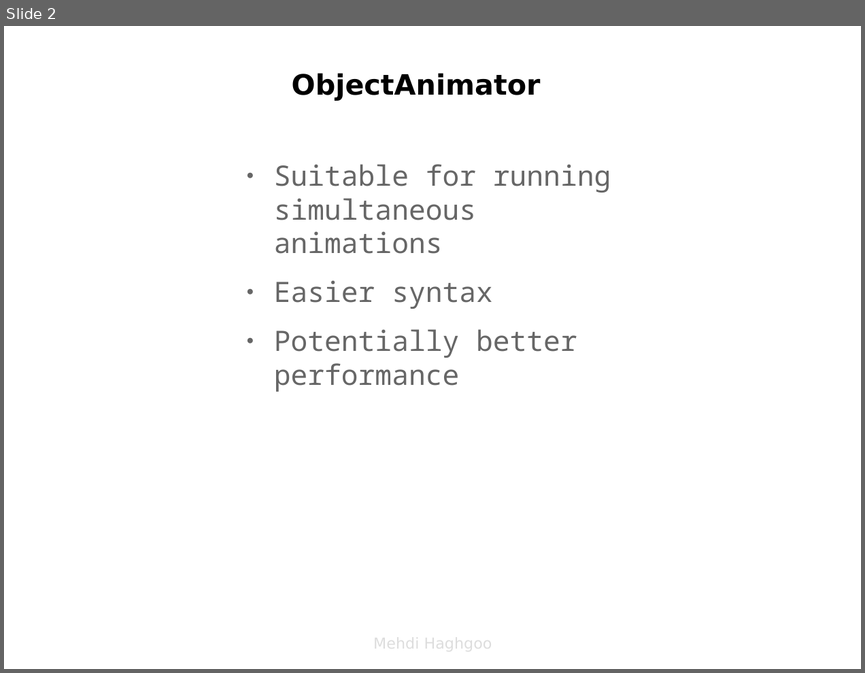
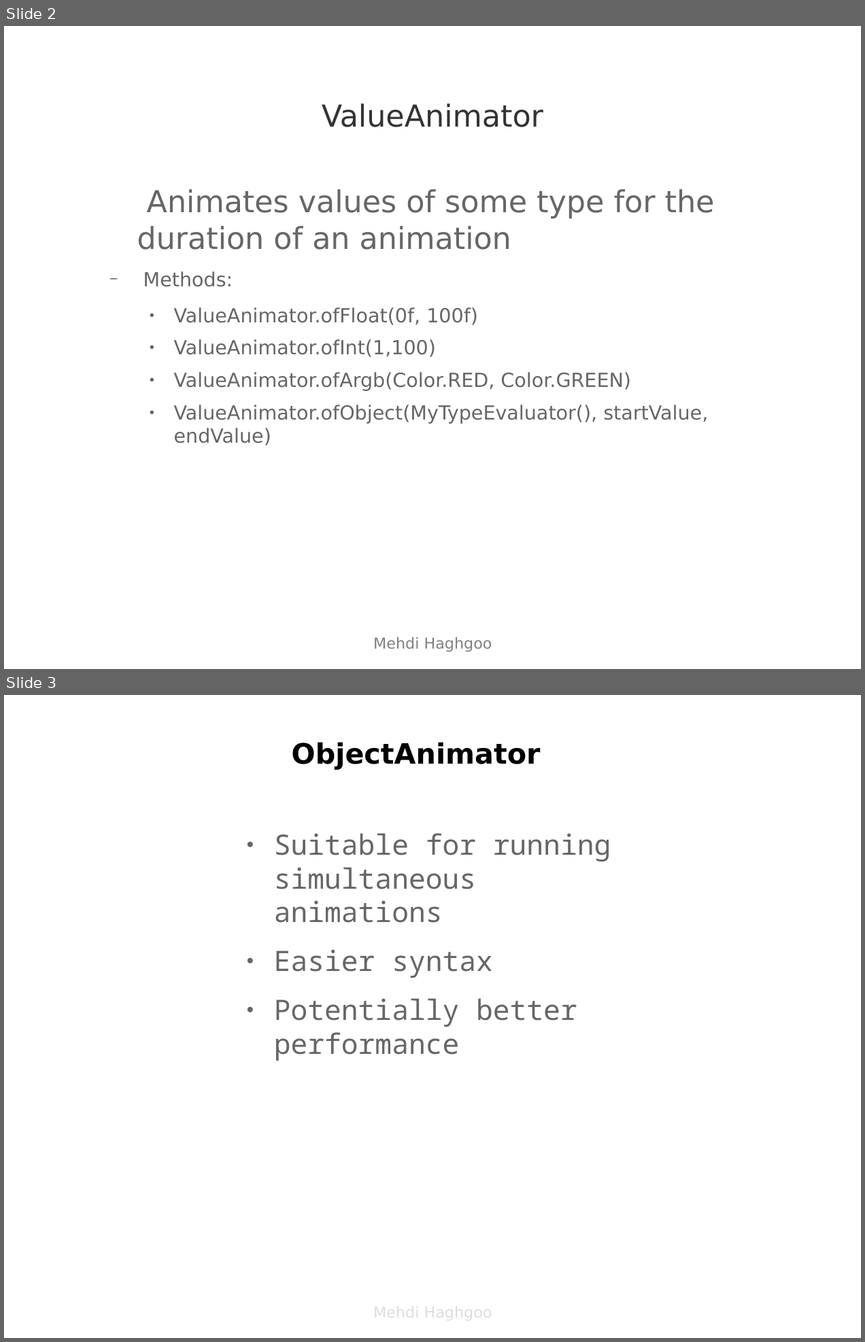
Before and after one commit to djnotes/android-animations-course, a slide deck: 2022/resources/S2-ViewPropertyAnimator.odp. Shown one above the other, each under a label of ours: slide 2 before the commit, slides 2 and 3 after it. The pictures are 865x673 and 865x1342 pixels, drawn with LibreOffice and Linux fonts; fonts in the diff are those of the drawing; background and template pictures are left out. Boxes give left, top, right and bottom in pixels: in the first picture for what was removed or moved away, otherwise in the second. Text is boxed around its words. In the diff, an @@ line names an element or a change of style, - is before the commit and + after.

```diff
--- a/2022/resources/S2-ViewPropertyAnimator.odp
+++ b/2022/resources/S2-ViewPropertyAnimator.odp
@@ slide 2 added at (4, 26, 861, 669), background picture (left out) @@
@@ title added at (322, 104, 543, 127), 28 pt, text #333333 @@
+ValueAnimator
@@ text added at (137, 189, 715, 446), 18 pt, text #666666 @@
+  Animates values of some type for the duration of an animation
+  − Methods:
+    ● ValueAnimator.ofFloat(0f, 100f)
+    ● ValueAnimator.ofInt(1,100)
+    ● ValueAnimator.ofArgb(Color.RED, Color.GREEN)
+    ● ValueAnimator.ofObject(MyTypeEvaluator(), startValue, endValue)
@@ text added at (373, 637, 492, 652), 14 pt, text #808080 @@
+Mehdi Haghgoo
@@ what was slide 2 is now slide 3 @@
```
Also in this commit, not shown: 46 other files.
